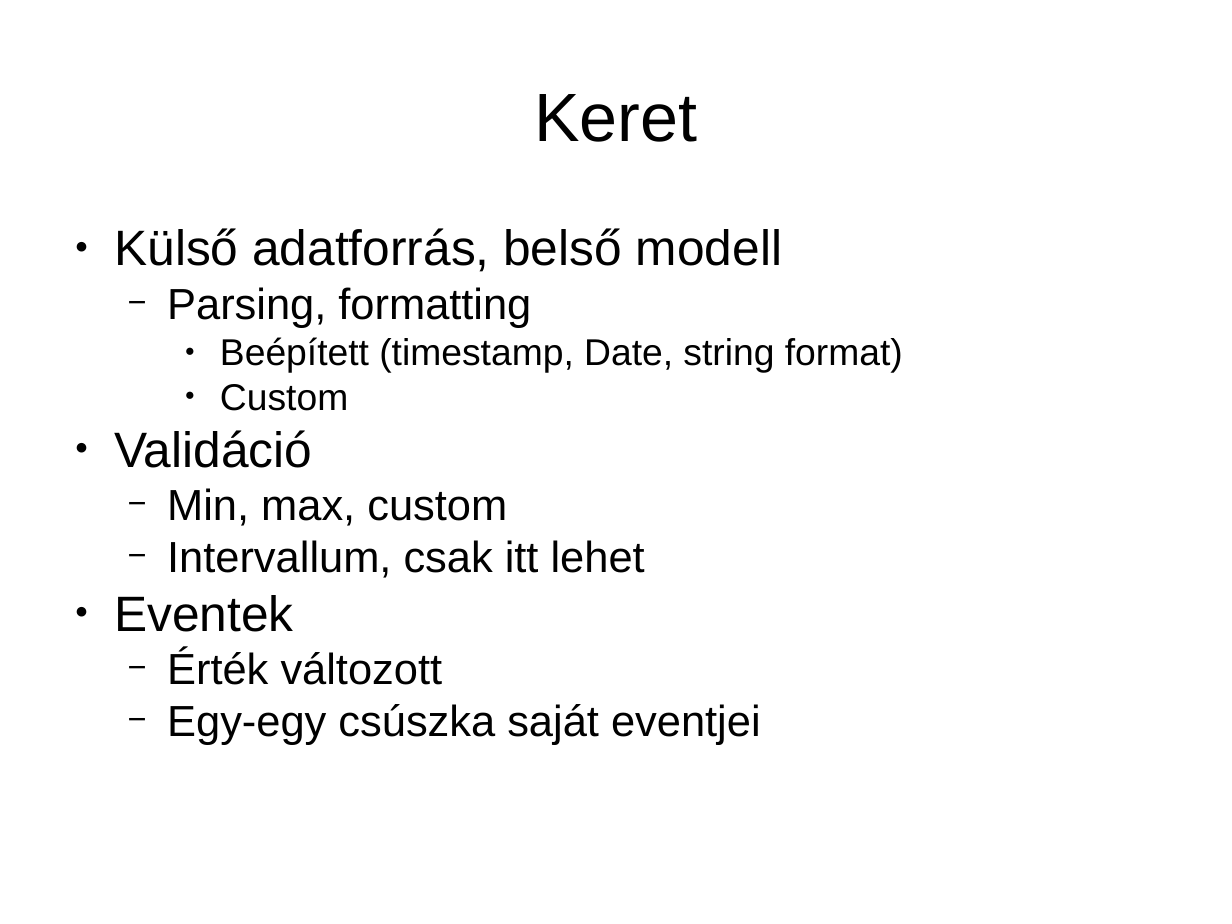
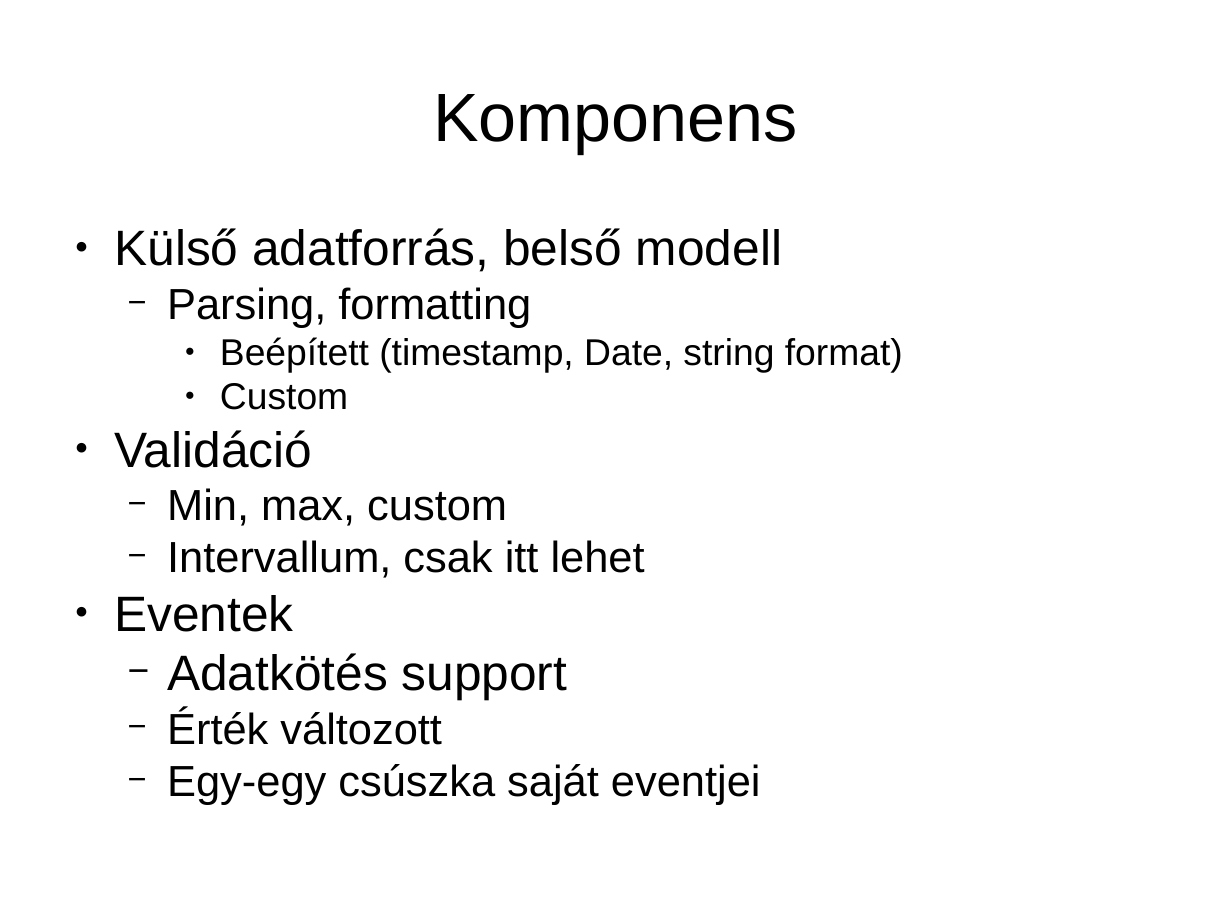
Before and after one commit to Res42/DateSliderJS, a slide deck: slide 4 of Presentation.pptx. Drawn at 1232x924 pixels with LibreOffice and Linux fonts; fonts in the diff are those of the drawing. Boxes give left, top, right and bottom in pixels: in the first picture for what was removed or moved away, otherwise in the second. Text is boxed around its words. In the diff, an @@ line names an element or a change of style, - is before the commit and + after.

```diff
--- a/Presentation.pptx
+++ b/Presentation.pptx
@@ text at <box>433,94,797,153</box>: text changed @@
-Keret
+Komponens
@@ text at <box>167,653,568,700</box>: paragraph added @@
+  − Adatkötés support
```
Also in this commit, not shown: 2 other slides changed.
